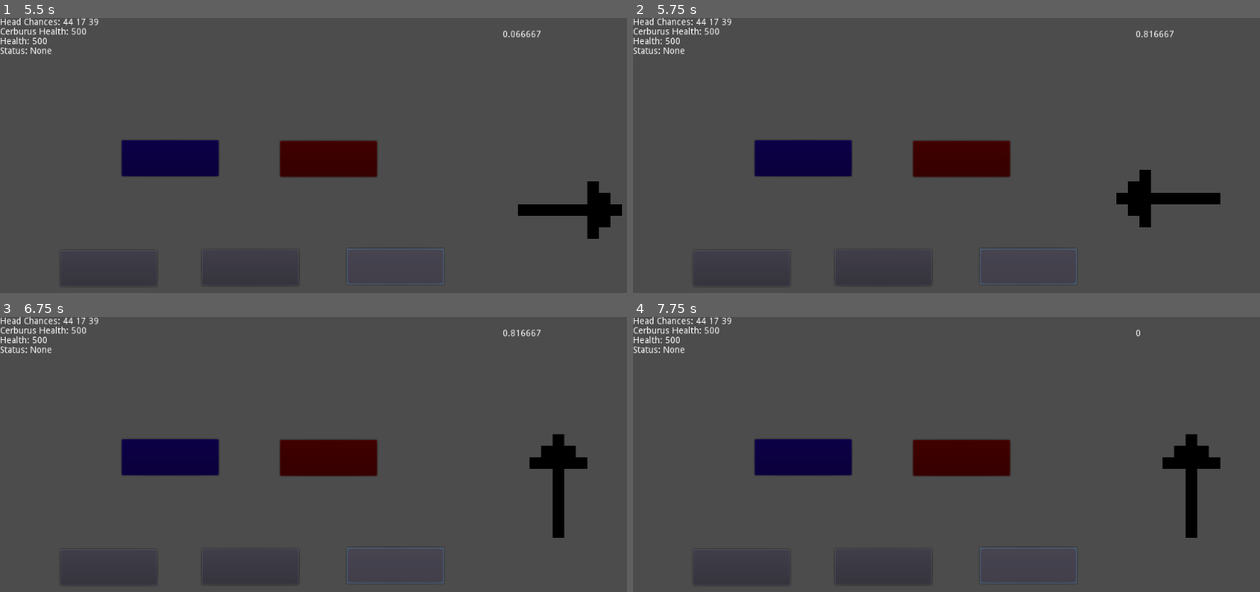
Above: before the commit, frames 1-4 (two rows, left to right).
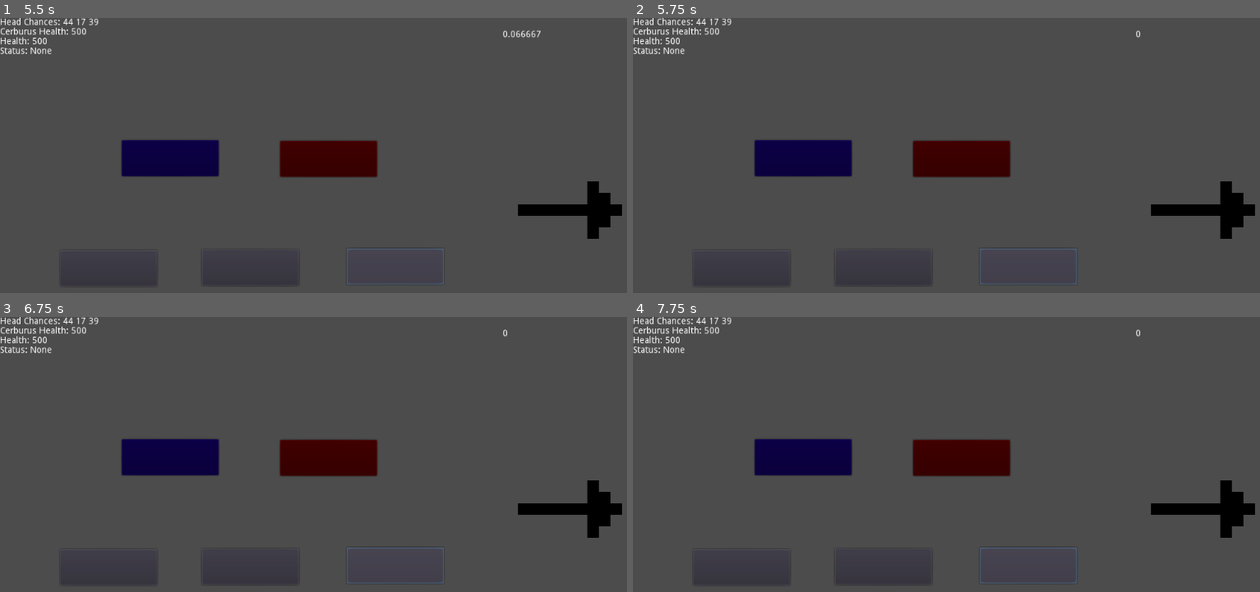
Above: after the commit, the same moments.

Repository: OneTachi/mini-jam-pumpkin
Game: Godot game, scene res://World/World.tscn
The game is run twice, just before and just after one commit, with the same random seed, the same clock (stepped at 60 frames per second) and the same inputs.
Inputs (mouse positions are in pixels of both pictures, inside the frame that each line leads up to):
- Up to frame 1 (5.5 s): click (169, 158) at 0.5 s; click (326, 158) at 1.25 s; click (106, 268) at 2 s; click (250, 268) at 2.75 s; tap Enter at 3.5 s; hold Right (ui_right) 3.53-4.25 s; click (395, 265) at 4.25 s; tap Space at 5 s; hold Down (ui_down) from 5.03 s (still down)
- Up to frame 2 (5.75 s): keep holding Down (ui_down)
- Up to frame 3 (6.75 s): release Down (ui_down) at 5.78 s; hold Right (ui_right) 5.78-6.53 s; tap Enter at 6.5 s; hold Up (ui_up) from 6.53 s (still down)
- Up to frame 4 (7.75 s): tap Space at 7.25 s; release Up (ui_up) at 7.28 s; hold Left (ui_left) from 7.28 s (still down)

Frame 1 is identical in both runs. In frame 2, 2.4% of the frame differs, in the area x 77-100%, y 4-81%; in frame 3, 2.3%; in frame 4, 2.2%.

Commit message:
add handle combat turn attack

Diff:
--- a/World/World.gd
+++ b/World/World.gd
@@ -10,6 +10,8 @@
 var cerb_att
 var hasCerbDoneTurn = false
 var text_status
+
+var debug_number = 0
 
 var dir_keys = ['ui_left', 'ui_right', 'ui_up', 'ui_down']
 var arrow_rotations = {
@@ -49,9 +51,10 @@
 
 		'attack':
 			neededInputKey = null
-			if combat_turn > 5:
+			if combat_turn > 4:
 				in_combat = false
 				won_combat = 0
+				combat_turn = 0
 			else:
 				do_combat()
 				in_combat = true
@@ -86,6 +89,8 @@
 	var direction = keys.pop_front()
 	neededInputKey = direction
 	pop_key(direction)
+	debug_number += 1
+	print(debug_number)
 
 func pop_key(dir):
 	arrow_sprite.rotation_degrees = arrow_rotations[dir]
@@ -94,16 +99,23 @@
 func handle_input(key):
 	if !in_combat:
 		return
-	win_in_combat()
+	handle_one_combat_result(null)
+
+func handle_one_combat_result(result):
+	combat_turn += 1
+	timer.stop()
+	if result == 'loss':
+		loss_in_combat()
+	else:
+		win_in_combat()
 
 func loss_in_combat():
+	print('L')
 	turn_manager('attack', null)
-	combat_turn += 1
 
 func win_in_combat():
 	won_combat += 1
 	turn_manager('attack', null)
-	combat_turn += 1
 
 func take_damage(who, iRange, base, multiplier):
 	who.stats.health -= (randi() % iRange + base) * multiplier
@@ -114,9 +126,8 @@
 func _unhandled_input(event):
 	if event is InputEventKey && neededInputKey != null:
 		if event.is_action_pressed(neededInputKey):
-			print('sent!')
 			handle_input(event)
 
 
 func _on_Timer_timeout():
-	loss_in_combat()
+	handle_one_combat_result('loss')
